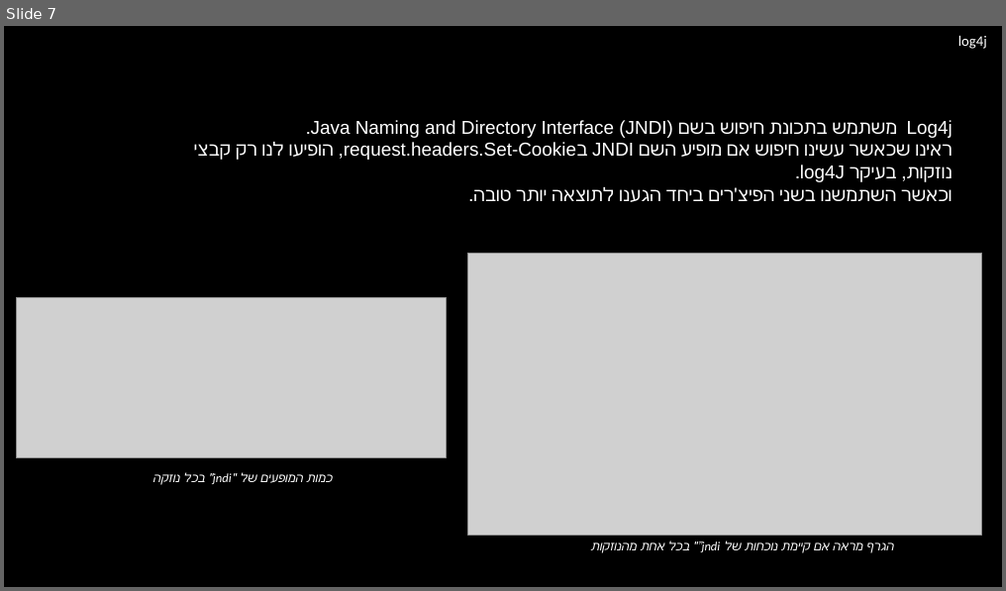
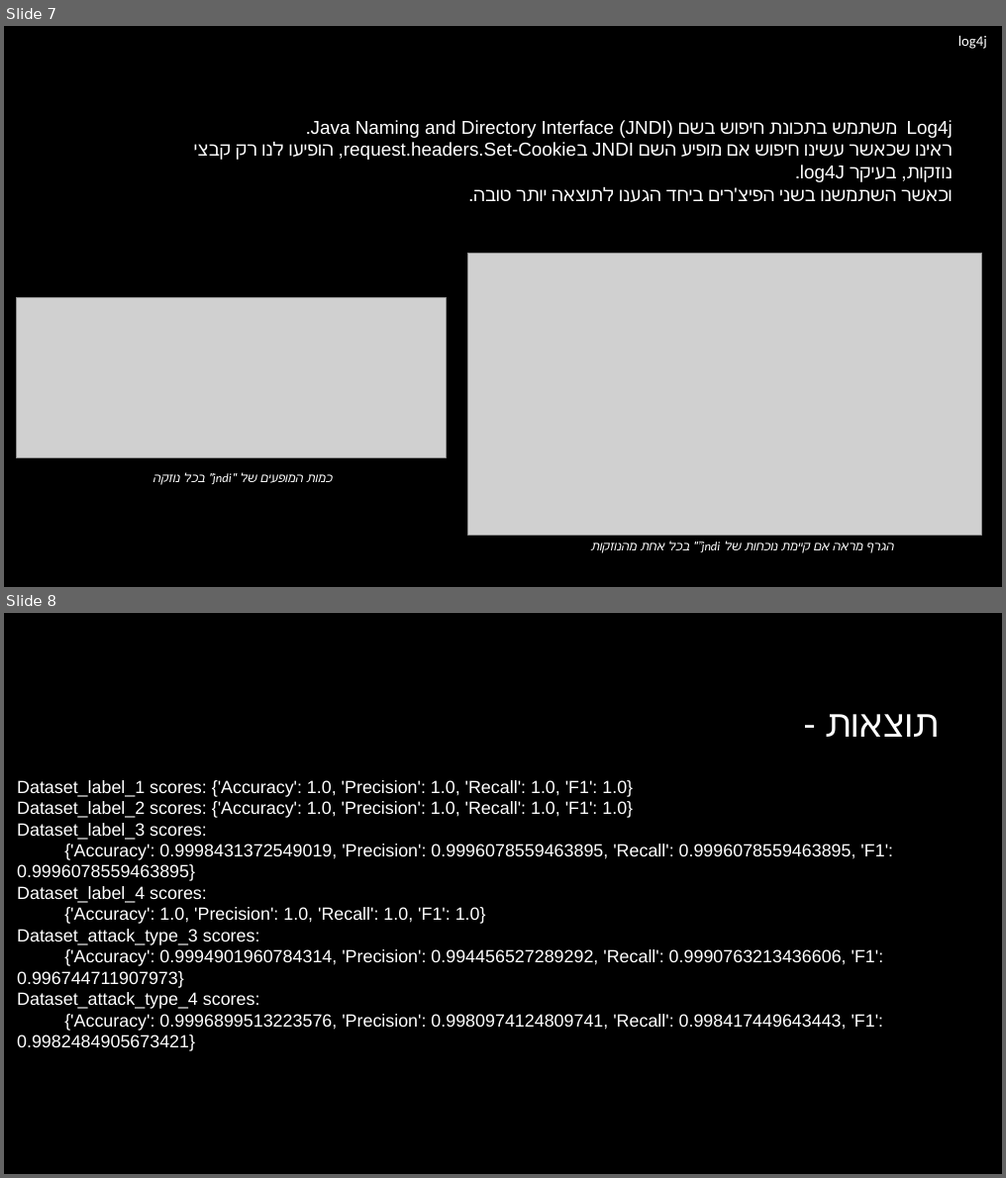
Before and after one commit to yuvalbm3/API-Security-Challenge, a slide deck: API Security Challenge.pptx. Shown one above the other, each under a label of ours: slide 7 before the commit, slides 7 and 8 after it. The pictures are 1006x591 and 1006x1178 pixels, drawn with LibreOffice and Linux fonts; fonts in the diff are those of the drawing; grey boxes stand for pictures; background and template pictures are left out. Boxes give left, top, right and bottom in pixels: in the first picture for what was removed or moved away, otherwise in the second. Text is boxed around its words. In the diff, an @@ line names an element or a change of style, - is before the commit and + after.

```diff
--- a/API Security Challenge.pptx
+++ b/API Security Challenge.pptx
@@ slide 8 added at (4, 613, 1002, 1174), background picture (left out) @@
@@ title added at (825, 714, 938, 737), 36 pt, text #FFFFFF @@
+תוצאות -
@@ text added at (17, 780, 893, 1030), 17 pt, text #FFFFFF @@
+Dataset_label_1 scores: {'Accuracy': 1.0, 'Precision': 1.0, 'Recall': 1.0, 'F1': 1.0}
+Dataset_label_2 scores: {'Accuracy': 1.0, 'Precision': 1.0, 'Recall': 1.0, 'F1': 1.0}
+Dataset_label_3 scores:
+{'Accuracy': 0.9998431372549019, 'Precision': 0.9996078559463895, 'Recall': 0.9996078559463895, 'F1': 0.9996078559463895}
+Dataset_label_4 scores:
+{'Accuracy': 1.0, 'Precision': 1.0, 'Recall': 1.0, 'F1': 1.0}
+Dataset_attack_type_3 scores:
+{'Accuracy': 0.9994901960784314, 'Precision': 0.994456527289292, 'Recall': 0.9990763213436606, 'F1': 0.996744711907973}
+Dataset_attack_type_4 scores:
+{'Accuracy': 0.9996899513223576, 'Precision': 0.9980974124809741, 'Recall': 0.998417449643443, 'F1': 0.9982484905673421}
```
